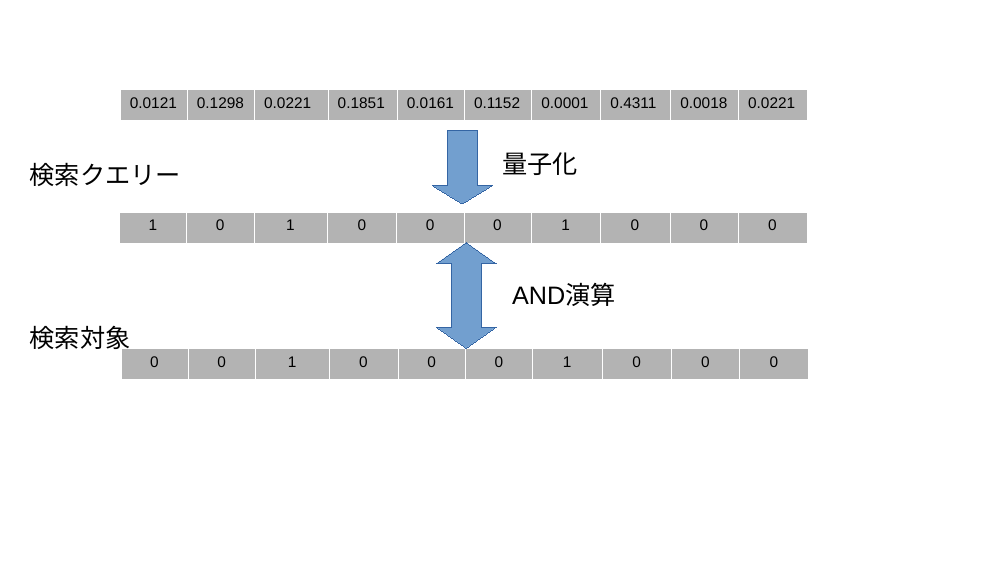
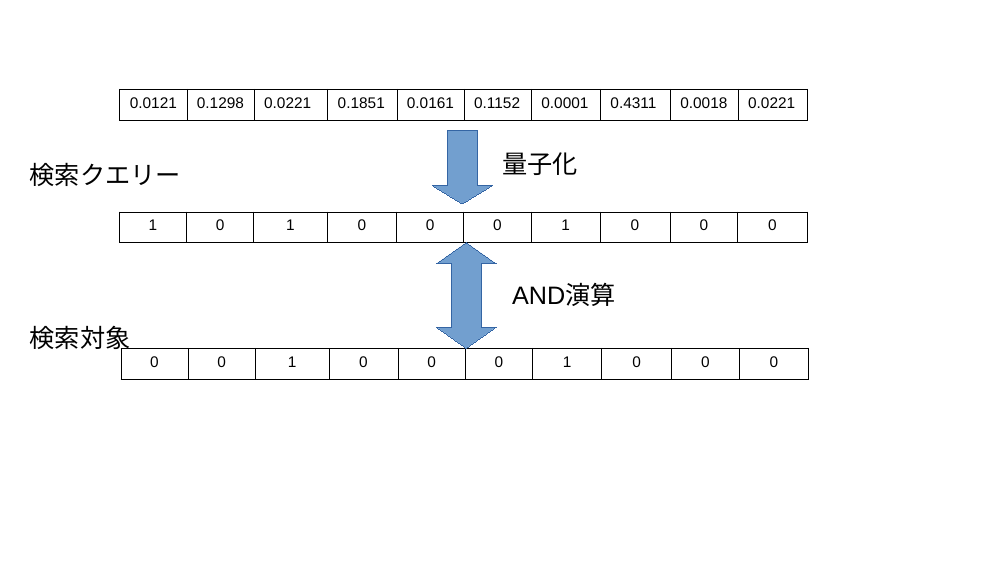
Before and after one commit to komainu8/rabbit-slide-komainu8-postgresql-conference-japan-2025, a slide deck: slide 16 of images.odp (slide 11 before the commit). Drawn at 1008x567 pixels with LibreOffice and Linux fonts; fonts in the diff are those of the drawing. Boxes give left, top, right and bottom in pixels: in the first picture for what was removed or moved away, otherwise in the second. Text is boxed around its words. In the diff, an @@ line names an element or a change of style, - is before the commit and + after.

```diff
--- a/images.odp
+++ b/images.odp
@@ table at box(120, 90, 809, 234) @@
@@ fill #B3B3B3 to none in row 1 @@
@@ borders changed @@
@@ table at box(119, 212, 808, 243) @@
@@ fill #B3B3B3 to none in row 1 @@
@@ borders changed @@
@@ table at box(121, 349, 810, 380) @@
@@ fill #B3B3B3 to none in row 1 @@
@@ borders changed @@
```
Also in this commit, not shown: 9 other slides changed, 5 slides added.
